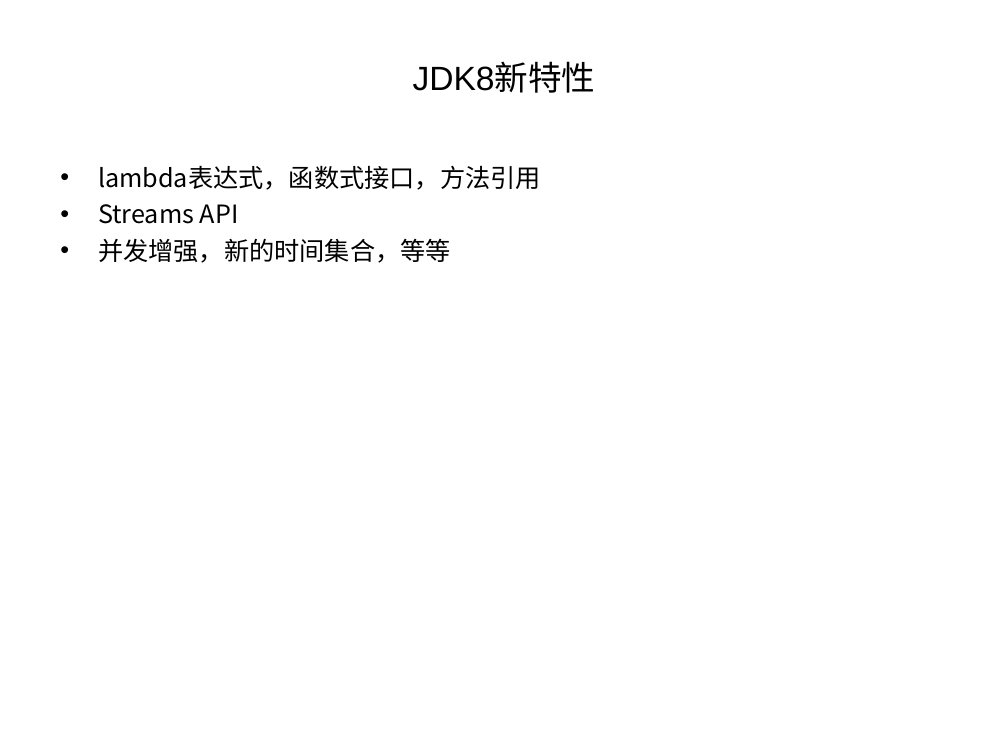
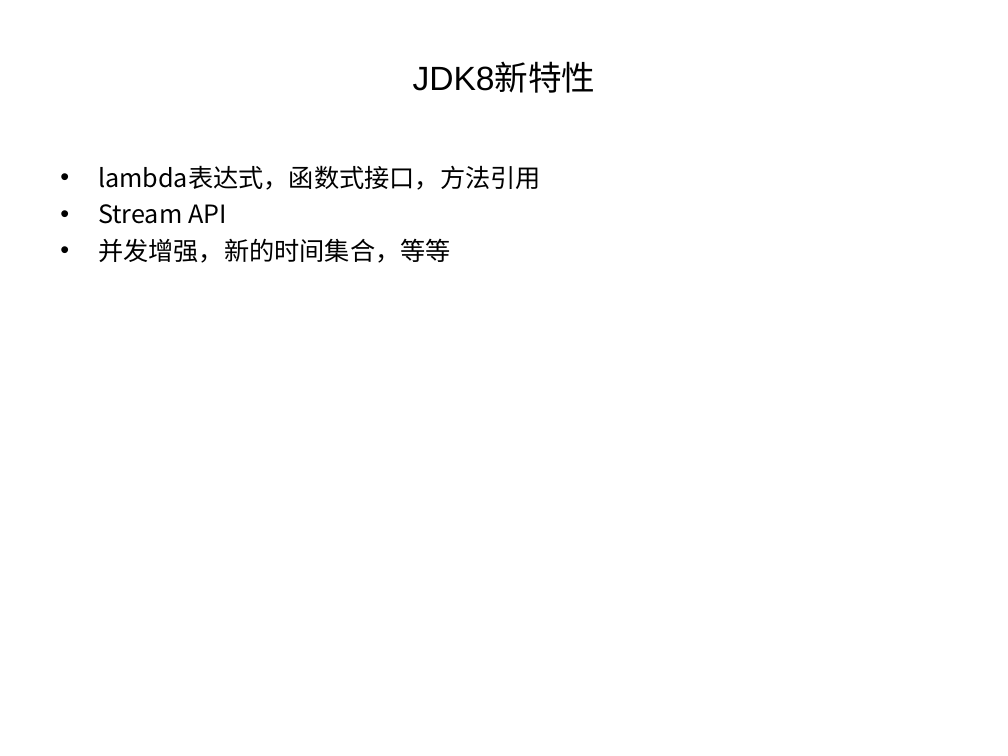
Before and after one commit to jianzijian/Hello-World, a slide deck: slide 2 of jdk8/jdk8学习分享.ppt. Drawn at 1008x756 pixels with LibreOffice and Linux fonts; fonts in the diff are those of the drawing; background and template pictures are left out. Boxes give left, top, right and bottom in pixels: in the first picture for what was removed or moved away, otherwise in the second. Text is boxed around its words. In the diff, an @@ line names an element or a change of style, - is before the commit and + after.

Commit message:
jdk8.ppt add Stream API content

```diff
--- a/jdk8/jdk8学习分享.ppt
+++ b/jdk8/jdk8学习分享.ppt
@@ text at bbox=[98, 204, 227, 224]: text changed @@
-• Streams API
+• Stream API
```
Also in this commit, not shown: 1 other slide changed, 2 slides added.
